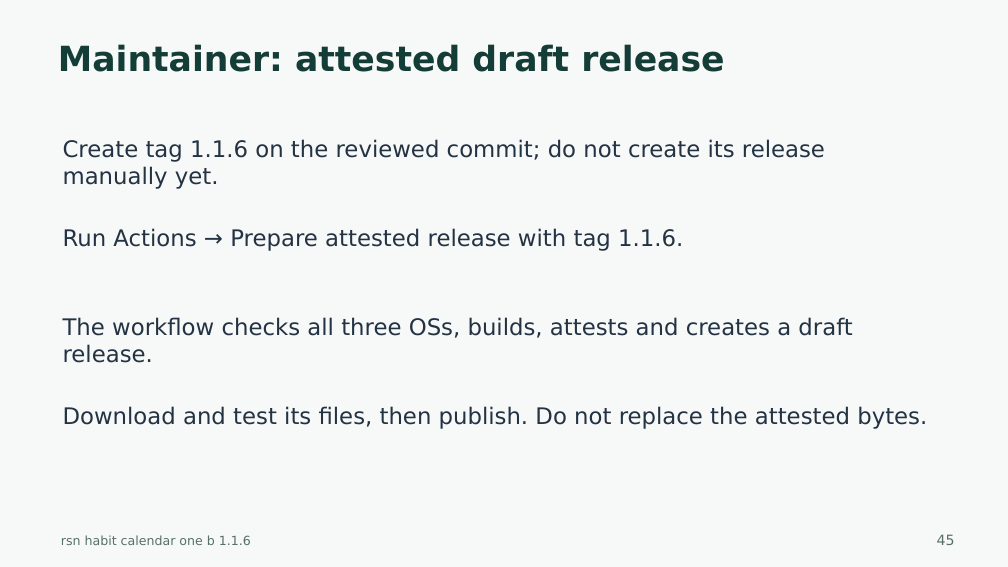
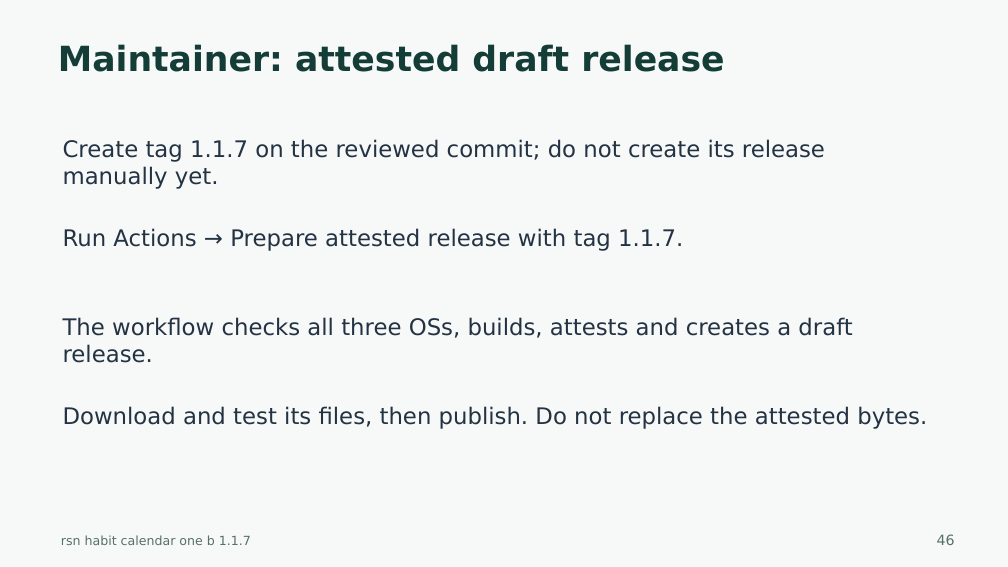
Before and after one commit to harharhari/rsn-habit-tracker-obsidian-plugin, a slide deck: slide 46 of docs/rsn-habit-calendar-one-b-tutorial.pptx (slide 45 before the commit). Drawn at 1008x567 pixels with LibreOffice and Linux fonts; fonts in the diff are those of the drawing. Boxes give left, top, right and bottom in pixels: in the first picture for what was removed or moved away, otherwise in the second. Text is boxed around its words. In the diff, an @@ line names an element or a change of style, - is before the commit and + after.

```diff
--- a/docs/rsn-habit-calendar-one-b-tutorial.pptx
+++ b/docs/rsn-habit-calendar-one-b-tutorial.pptx
@@ text at [63, 139, 825, 189]: text changed @@
-Create tag 1.1.6 on the reviewed commit; do not create its release manually yet.
+Create tag 1.1.7 on the reviewed commit; do not create its release manually yet.
@@ text at [63, 228, 683, 251]: text changed @@
-Run Actions → Prepare attested release with tag 1.1.6.
+Run Actions → Prepare attested release with tag 1.1.7.
@@ text at [61, 535, 251, 545]: text changed @@
-rsn habit calendar one b 1.1.6
+rsn habit calendar one b 1.1.7
@@ text at [937, 534, 955, 545]: text changed @@
-45
+46
```
Also in this commit, not shown: 43 other slides changed, 1 slide added, 34 other files.
